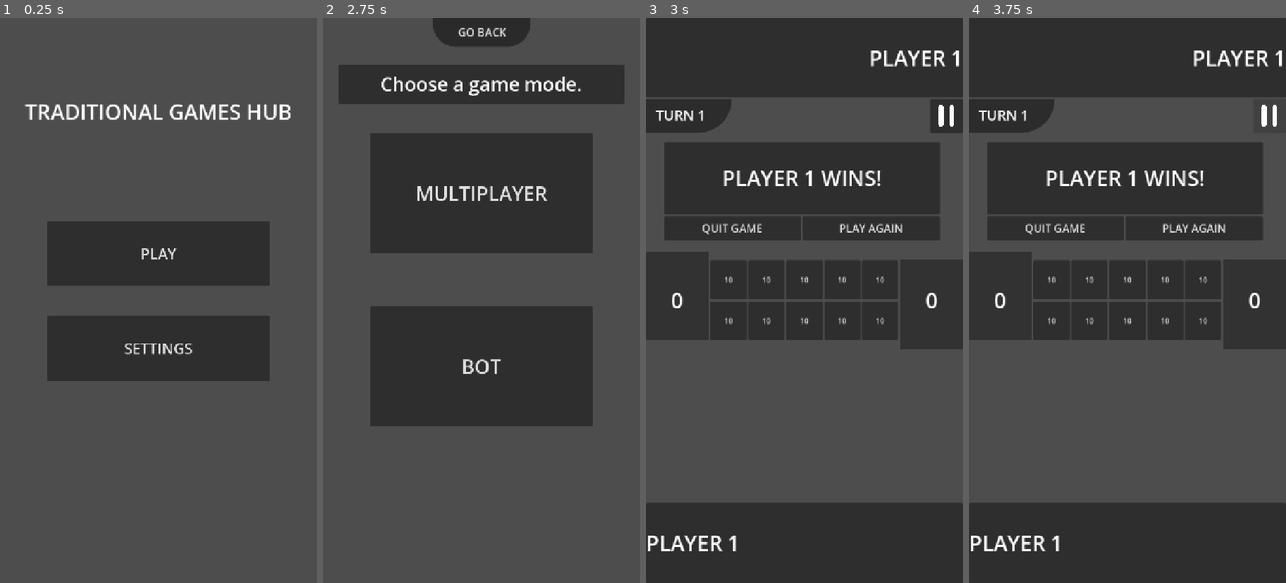
Above: before the commit, frames 1-4 (left to right).
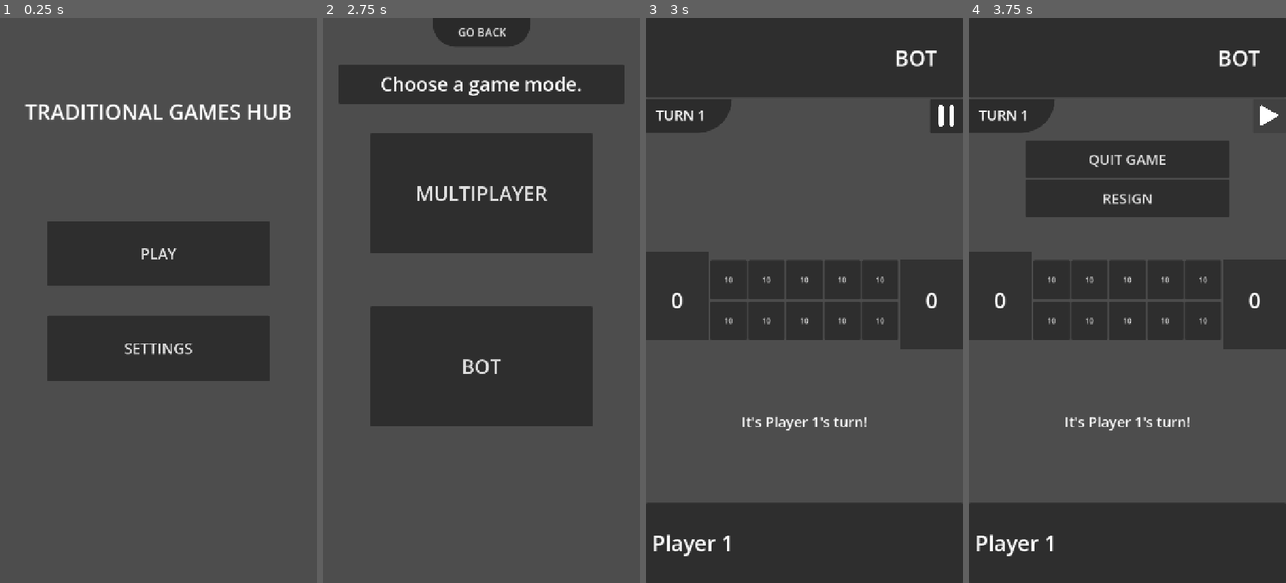
Above: after the commit, the same moments.

Repository: LeYohan-rgb/trad-games-hub
Game: Godot game, scene res://Scenes/starting_screen.tscn
Two runs of this game, one before a commit and one after it. Both use one fixed random seed, a clock stepped at 60 frames per second and the inputs below.
Inputs (mouse positions are in pixels of both pictures, inside the frame that each line leads up to):
- Up to frame 1 (0.25 s): no input
- Up to frame 2 (2.75 s): click "PLAY" at 0.5 s; click (481, 63) at 1.27 s; click "Adjiboto" at 2 s
- Up to frame 3 (3 s): click "BOT" at 2.75 s
- Up to frame 4 (3.75 s): click (1270, 114) at 3.5 s

Frames 1-2 are identical in both runs. In frame 3, 16% of the frame differs, in the area x 0-99%, y 5-96%; in frame 4, 9.0%.
Error before the commit: Invalid call. Nonexistent function 'hide' in base 'Nil'. (res://Scripts/adjiboto_room_bot.gd:84)

Commit message:
Setting up the start of the game for the bot mode

Diff:
--- a/Scripts/adjiboto_room.gd
+++ b/Scripts/adjiboto_room.gd
@@ -66,10 +66,9 @@
 func _ready() -> void:
 
 	if Global.game_mode == 1:
-		set_script(load("res://Scripts/adjiboto_room_bot.gd"))
 		set_up()
+
 	if Global.game_mode == 0:
-		set_script(load("res://Scripts/adjiboto_room.gd"))
 		multiplayer.peer_disconnected.connect(_on_peer_disconnected)
 		multiplayer.server_disconnected.connect(_on_server_disconnected)
 		set_up()
--- a/Scripts/adjiboto_room_bot.gd
+++ /dev/null
@@ -1,657 +0,0 @@
-extends Control
-
-@onready var player_1_label = $player_1_panel/Label
-@onready var player_2_label = $player_2_panel/Label
-@onready var message_label = $Control/message_label
-
-@onready var plr_1_stones_lbl = $HBoxContainer/adjiboto_boat_1/Label
-@onready var plr_2_stones_lbl = $HBoxContainer/adjiboto_boat_2/Label
-@onready var turn_lbl = $Control2/turn_panel/turn_lbl
-@onready var pause_panel = $Control2/pause_panel
-@onready var pause_btn = $Control2/pause_button
-@onready var disconnected_lbl = $player_2_panel/disconnected_lbl
-@onready var winning_panel = $Control2/winning_panel
-@onready var winning_lbl = $Control2/winning_panel/Panel/winning_lbl
-@onready var win_quit_game_btn = $Control2/winning_panel/HBoxContainer/win_quit_game_btn
-@onready var replay_btn = $Control2/winning_panel/HBoxContainer/replay_btn
-
-@onready var plr_2_stones_bg = $HBoxContainer/adjiboto_boat_2/ColorRect
-@onready var plr_1_stones_bg = $HBoxContainer/adjiboto_boat_1/ColorRect
-
-var modulate_color_1 = "e8dc0e"
-var modulate_color_2 = "00f3fd"
-var catch_modulate_color = "ff0000"
-var opposite_player_disconnected : bool = false
-var plr_disconnected_index : int = 0
-
-
-var going_to_replay : bool = false
-var holes_used_in_first_stage = []
-var replay_agreement = [false, false]
-
-@onready var game_holes= {
-	1: $HBoxContainer/holes_container/btn_1_1,
-	2: $HBoxContainer/holes_container/btn_1_2,
-	3: $HBoxContainer/holes_container/btn_1_3,
-	4: $HBoxContainer/holes_container/btn_1_4,
-	5: $HBoxContainer/holes_container/btn_1_5,
-	6: $HBoxContainer/holes_container/btn_2_1,
-	7: $HBoxContainer/holes_container/btn_2_2,
-	8: $HBoxContainer/holes_container/btn_2_3,
-	9: $HBoxContainer/holes_container/btn_2_4,
-	10: $HBoxContainer/holes_container/btn_2_5
-}
-
-var game_state = {
-	1: 10,
-	2: 10,
-	3: 10,
-	4: 10,
-	5: 10,
-	6: 10,
-	7: 10,
-	8: 10,
-	9: 10,
-	10: 10,
-	"turn": 0,
-	"player_1_stones": 0,
-	"player_2_stones": 0,
-	"game_turn": 1,
-}
-
-var is_pausing_game = false
-var game_paused = false
-
-# Called when the node enters the scene tree for the first time.
-func _ready() -> void:
-
-	if Global.game_mode == 1:
-		set_script(load("res://Scripts/adjiboto_room_bot.gd"))
-		set_up()
-	if Global.game_mode == 0:
-		set_script(load("res://Scripts/adjiboto_room.gd"))
-		multiplayer.peer_disconnected.connect(_on_peer_disconnected)
-		multiplayer.server_disconnected.connect(_on_server_disconnected)
-		set_up()
-
-
-# Called every frame. 'delta' is the elapsed time since the previous frame.
-func _process(delta: float) -> void:
-	if opposite_player_disconnected:
-		go_to_player_disconnected_announce()
-
-func set_up():
-	winning_panel.hide()
-
-	if Global.game_mode == 1:
-		message_label.text = "It's " + Global.player_name + "'s turn!"
-		player_1_label.text = Global.player_name
-		player_2_label.text = "BOT"
-		return
-
-	message_label.text = "It's " + Global.players[0] + "'s turn!"
-	if multiplayer.is_server():
-		player_1_label.text = Global.players[0]
-		player_2_label.text = Global.players[1]
-	else:
-		player_1_label.text = Global.players[1]
-		player_2_label.text = Global.players[0]
-
-func _on_holes_container_performed_move_on_hole(hole_num: Variant) -> void:
-	if game_paused == true:
-		return
-
-	#CHECK IF THE PLAYER DISCONNECTED
-	if opposite_player_disconnected:
-		message_label.text = "..."
-		return
-
-
-	if multiplayer.is_server() and game_state["turn"] == 0 and game_paused == false:
-		is_move_legal(hole_num, 0)
-
-		#THE HOST PLAYED!
-	if not multiplayer.is_server() and game_state["turn"] == 1 and game_paused == false:
-		is_move_legal(hole_num, 1)
-		#THE CLIENT PLAYED!
-		pass
-
-
-func is_move_legal(hole_num, player):
-	#STILL NOT ADDED THE 10 TURN RULE YET
-	if game_state[hole_num] > 1:
-
-		#10 TURN RULE
-		if hole_num in holes_used_in_first_stage and game_state["game_turn"] <= 10:
-			illegal_move_message_first_stage()
-			return
-
-		if game_state["game_turn"] <= 10:
-			holes_used_in_first_stage.append(hole_num)
-			game_holes[hole_num].self_modulate.a = 0.8
-
-		perform_move.rpc(hole_num, player)
-	else:
-		illegal_move_message()
-
-func illegal_move_message():
-	game_paused = true
-	message_label.text = "You must play a hole with more than one stone!"
-	await get_tree().create_timer(2.0).timeout
-	message_label.text = "It's " + Global.players[game_state["turn"]] + "'s turn!"
-	game_paused = false
-
-func illegal_move_message_first_stage():
-	game_paused = true
-	message_label.text = "You must play each of the holes before playing the same hole!"
-	await get_tree().create_timer(2.0).timeout
-	message_label.text = "It's " + Global.players[game_state["turn"]] + "'s turn!"
-	game_paused = false
-
-@rpc("any_peer", "call_local", "reliable")
-func perform_move(hole_num, player):
-	game_paused = true
-
-	var amount_of_stones_removed = int(get_stone(player, is_the_host(), hole_num).text) - 1
-	update_game_state(hole_num, player, is_the_host())
-	await get_tree().create_timer(0.5).timeout
-	loop_through_holes(hole_num, player, is_the_host(), amount_of_stones_removed)
-
-
-func is_the_host() -> int:
-	if multiplayer.is_server():
-		return 0
-	else:
-		return 1
-
-func get_stone_by_index(player, plr_interface, hole_num):
-	if plr_interface == 0:
-		if player == 0:
-			return hole_num
-		else:
-			return mod_10_index(5 + hole_num)
-	else:
-		if player == 0:
-			return mod_10_index(5 + hole_num)
-		else:
-			return hole_num
-func get_stone(player, plr_interface, hole_num):
-	if plr_interface == 0:
-		if player == 0:
-			return game_holes[hole_num]
-		else:
-			return game_holes[mod_10_index(5 + hole_num)]
-	else:
-		if player == 0:
-			return game_holes[mod_10_index(5 + hole_num)]
-		else:
-			return game_holes[hole_num]
-
-func update_game_state(hole_num, player, plr_interface):
-
-	if plr_interface == 0:
-		if player == 0:
-			message_label.text = Global.players[player] + " distributed 1 out of " + str(game_state[hole_num] - 1) + " stones!"
-			game_state[hole_num] = 1
-			game_holes[hole_num].text = str(1)
-		else:
-			message_label.text = Global.players[player] + " distributed 1 out of " + str(game_state[5 + hole_num] - 1) + " stones!"
-			game_state[5 + hole_num] = 1
-			game_holes[5 + hole_num].text = str(1)
-	else:
-		if player == 0:
-			message_label.text = Global.players[player] + " distributed 1 out of " + str(game_state[5 + hole_num] - 1) + " stones!"
-			game_state[5 + hole_num] = 1
-			game_holes[5 + hole_num].text = str(1)
-		else:
-			message_label.text = Global.players[player] + " distributed 1 out of " + str(game_state[hole_num] - 1) + " stones!"
-			game_state[hole_num] = 1
-			game_holes[hole_num].text = str(1)
-
-func loop_through_holes(hole_num, plr, plr_interface, stones_removed):
-	#DEBUG VALUE: 0.01 MAX
-	var time_per_stone = clamp(0.1, 5.0 / stones_removed, 0.5)
-	if Global.is_debugging:
-		time_per_stone = 0.01
-	var modulate_color = modulate_color_1 if game_state["turn"] == 0 else modulate_color_2
-	var ending_hole
-
-	for i in range(stones_removed):
-		game_state[get_stone_by_index(plr, plr_interface, mod_10_index(hole_num + i + 1))] += 1
-		get_stone(plr, plr_interface, mod_10_index(hole_num + i + 1)).text = str(int(get_stone(plr, plr_interface, mod_10_index(hole_num + i + 1)).text) + 1)
-		message_label.text = Global.players[plr] + " distributed " + str(1 + i) + " out of " + str(stones_removed) + " stones!"
-		get_stone(plr, plr_interface, mod_10_index(hole_num + i + 1)).modulate = modulate_color
-		await get_tree().create_timer(time_per_stone).timeout
-		get_stone(plr, plr_interface, mod_10_index(hole_num + i + 1)).modulate = "ffffff"
-
-		if i == stones_removed - 1:
-			ending_hole = get_stone_by_index(plr, plr_interface, mod_10_index(hole_num + i + 1))
-
-	#CHECK IF CAN CAPTURE!!
-	var can_capture = true
-	var iterative_capture = 0
-	while can_capture:
-		var stones_catched = game_state[get_stone_by_index(plr, plr_interface, mod_10_index(hole_num + stones_removed + 1 + iterative_capture))]
-		if is_in_a_capture_sequence(stones_catched) and game_state["game_turn"] != 1:
-			get_stone(plr, plr_interface, mod_10_index(hole_num + stones_removed + 1 + iterative_capture)).modulate = catch_modulate_color
-			message_label.text = Global.players[game_state["turn"]] + "captures " + str(stones_catched) + " stones!"
-			await get_tree().create_timer(1.0).timeout
-
-			#CATCHED
-			catched_stones_by_plr(stones_catched)
-			game_state[get_stone_by_index(plr, plr_interface, mod_10_index(hole_num + stones_removed + 1 + iterative_capture))] = 0
-			get_stone(plr, plr_interface, mod_10_index(hole_num + stones_removed + 1 + iterative_capture)).text = str(0)
-			get_stone(plr, plr_interface, mod_10_index(hole_num + stones_removed + 1 + iterative_capture)).modulate = "ffffff"
-			iterative_capture += 1
-		else:
-			can_capture = false
-
-	#CHECK IF A PLAYER HAS NO LEGAL MOVES LEFT
-	check_if_legal_moves_left()
-
-func check_if_legal_moves_left():
-	var no_legal_moves = true
-	#if the current turn is the 1st player, check if THE CLIENT has moves left
-	if game_state["turn"] == 0:
-		if multiplayer.is_server():
-			for i in range(6,11): #For the host POV, check if the client has moves left
-				if game_state[i] >= 2:
-					no_legal_moves = false
-		else:
-			for i in range(1,6): #for the client POV, check if themselves have moves left
-				if game_state[i] >= 2:
-					no_legal_moves = false
-
-	else:
-		if multiplayer.is_server():
-			for i in range(1,6): #for the host POV, check if themselves have moves left
-				if game_state[i] >= 2:
-					no_legal_moves = false
-		else:
-			for i in range(6,11): #for the client POV, check if the host has moves left
-				if game_state[i] >= 2:
-					no_legal_moves = false
-
-	if no_legal_moves == true: #END GAME
-		end_game()
-	else:
-		go_to_next_turn()
-
-func calculate_stones_left():
-
-	var stones_remaining : int = 0
-	if game_state["turn"] == 0: #WE CALCULATE THE CLIENT'S BALLS
-		if multiplayer.is_server(): #Calculate the client's balls
-			for i in range(6, 11):
-				stones_remaining += game_state[i]
-
-		else: #calculate my own balls (the client)
-			for i in range(1, 6):
-				stones_remaining += game_state[i]
-	else: #WE CALCULATE THE HOST'S BALLS
-		if multiplayer.is_server(): #Calculate my own balls (the host)
-			for i in range(1, 6):
-				stones_remaining += game_state[i]
-
-		else: #calculate host's balls
-			for i in range(6, 11):
-				stones_remaining += game_state[i]
-
-	return (50 - stones_remaining)
-
-func refill_time():
-	var modulate_color = modulate_color_2 if game_state["turn"] == 0 else modulate_color_1
-	for i in range(5):
-		if game_state["turn"] == 0: #WE REFILL THE CLIENT'S BALLS
-
-			if multiplayer.is_server(): #refill client (the other)
-				game_state["player_2_stones"] -= (10 - game_state[5 + 1 + i])
-				plr_2_stones_lbl.text = str(game_state["player_2_stones"])
-				game_holes[5 + i + 1].text = "10"
-				game_state[5 + i + 1] = 10
-				game_holes[5 + i + 1].modulate = modulate_color # change color accordingly
-				await get_tree().create_timer(0.5).timeout
-				game_holes[5 + i + 1].modulate = "ffffff"
-
-			else: #refill client (my own)
-				game_state["player_2_stones"] -= (10 - game_state[1 + i])
-				plr_1_stones_lbl.text = str(game_state["player_2_stones"])
-				game_state[i + 1] = 10
-				game_holes[i + 1].text = "10"
-				game_holes[i + 1].modulate = modulate_color # change color accordingly
-				await get_tree().create_timer(0.5).timeout
-				game_holes[i + 1].modulate = "ffffff"
-		else: #WE REFILL THE HOST'S BALLS
-
-			if multiplayer.is_server(): #refill host (my own)
-				game_state["player_1_stones"] -= (10 - game_state[1 + i])
-				plr_1_stones_lbl.text = str(game_state["player_1_stones"])
-				game_state[i + 1] = 10
-				game_holes[i + 1].text = "10"
-				game_holes[i + 1].modulate = modulate_color # change color accordingly
-				await get_tree().create_timer(0.5).timeout
-				game_holes[i + 1].modulate = "ffffff"
-
-			else: #refill client (the other)
-				game_state["player_1_stones"] -= (10 - game_state[5 + 1 + i])
-				plr_2_stones_lbl.text = str(game_state["player_1_stones"])
-				game_state[5 + i + 1] = 10
-				game_holes[5 + i + 1].text = "10"
-				game_holes[5 + i + 1].modulate = modulate_color # change color accordingly
-				await get_tree().create_timer(0.5).timeout
-				game_holes[5 + i + 1].modulate = "ffffff"
-
-
-
-func end_game():
-	message_label.text = Global.players[opposite_turn()] + " has no legal moves left!"
-	await get_tree().create_timer(2.0).timeout
-	# CHECK IF DRAW
-	if game_state["player_" + return_opp_player_index_from_one_to_two() + "_stones"] >= calculate_stones_left():
-		modulate_player_boat(0) #highlight the boat
-
-		message_label.text = "But they have enough stones to refill all of their holes!"
-
-
-		await refill_time() #refill all holes back
-
-		modulate_player_boat(1)
-
-		message_label.text = "The game ends in a draw!"
-
-		await get_tree().create_timer(2.0).timeout
-		end_the_game_and_enter_end_screen(2) #0 host wins, 1 client wins, 2 draw
-	else:
-		message_label.text = "They do not have enough stones to refill all of their holes!"
-		await get_tree().create_timer(2.0).timeout
-		message_label.text = Global.players[game_state["turn"]] + " wins the game!"
-		await get_tree().create_timer(2.0).timeout
-		end_the_game_and_enter_end_screen(game_state["turn"])
-
-func end_the_game_and_enter_end_screen(outcome : int):
-	pause_panel.hide()
-	pause_btn.hide()
-	winning_panel.show()
-
-	if outcome == 0:
-		winning_lbl.text = Global.players[0] + " WINS!"
-		winning_lbl.add_theme_color_override("font_color", Color(modulate_color_1))
-	if outcome == 1:
-		winning_lbl.text = Global.players[1] + " WINS!"
-		winning_lbl.add_theme_color_override("font_color", Color(modulate_color_2))
-	if outcome == 2:
-		winning_lbl.text = "DRAW"
-		winning_lbl.add_theme_color_override("font_color", Color("#ffffff"))
-
-func modulate_player_boat(on_or_off):
-	if on_or_off == 0: #if 0, modulate!
-		if game_state["turn"] == 0:
-			if multiplayer.is_server():
-				plr_2_stones_bg.self_modulate.a = 0.5
-			else:
-				plr_1_stones_bg.self_modulate.a = 0.5
-		else:
-			if multiplayer.is_server():
-				plr_1_stones_bg.self_modulate.a = 0.5
-			else:
-				plr_2_stones_bg.self_modulate.a = 0.5
-	else: #if not, then un-modulate.
-		if game_state["turn"] == 0:
-			if multiplayer.is_server():
-				plr_2_stones_bg.self_modulate.a = 1
-			else:
-				plr_1_stones_bg.self_modulate.a = 1
-		else:
-			if multiplayer.is_server():
-				plr_1_stones_bg.self_modulate.a = 1
-			else:
-				plr_2_stones_bg.self_modulate.a = 1
-
-func return_opp_player_index_from_one_to_two() -> String:
-	if game_state["turn"] == 0:
-		return "2"
-	else:
-		return "2"
-
-func opposite_turn():
-	if game_state["turn"] == 0:
-		return 1
-	else:
-		return 0
-
-func catched_stones_by_plr(stones_catched):
-	if game_state["turn"] == 0:
-		if multiplayer.is_server():
-			game_state["player_1_stones"] += stones_catched
-			plr_1_stones_lbl.text = str(int(plr_1_stones_lbl.text) + stones_catched)
-		else:
-			game_state["player_1_stones"] += stones_catched
-			plr_2_stones_lbl.text = str(int(plr_2_stones_lbl.text) + stones_catched)
-	else:
-		if multiplayer.is_server():
-			game_state["player_2_stones"] += stones_catched
-			plr_2_stones_lbl.text = str(int(plr_2_stones_lbl.text) + stones_catched)
-		else:
-			game_state["player_2_stones"] += stones_catched
-			plr_1_stones_lbl.text = str(int(plr_1_stones_lbl.text) + stones_catched)
-
-func is_in_a_capture_sequence(num) -> bool:
-	if num == 1 or num == 3 or num == 5:
-		return true
-	else:
-		return false
-
-func go_to_next_turn():
-
-	if Global.is_debugging:
-		if game_state["game_turn"] == 12:
-			game_state["player_2_stones"] = 30
-			if multiplayer.is_server():
-				plr_2_stones_lbl.text = str(30)
-				for i in range(6,11):
-					game_state[i] = 1
-					game_holes[i].text = '1'
-			else:
-				plr_1_stones_lbl.text = str(30)
-				for i in range(1,6):
-					game_state[i] = 1
-					game_holes[i].text = '1'
-
-
-	game_state["game_turn"] += 1
-	update_turn_counter()
-	if game_state["turn"] == 0:
-		game_state["turn"] = 1
-	else:
-		game_state["turn"] = 0
-	message_label.text = "It's " + Global.players[game_state["turn"]] + "'s turn!"
-	game_paused = false
-
-func mod_10_index(num):
-	if num % 10 == 0:
-		return 10
-	else:
-		return num % 10
-
-func update_turn_counter():
-	turn_lbl.text = "TURN " + str(game_state["game_turn"])
-
-	if game_state["game_turn"] == 11:
-		for i in range(1, 6):
-			game_holes[i].self_modulate.a = 1
-
-
-func _on_pause_button_pressed() -> void:
-	if is_pausing_game:
-		pause_panel.hide()
-		is_pausing_game = false
-		pause_btn.icon = load("res://Graphics/general_icons/pause_icon.png")
-		return
-
-	is_pausing_game = true
-	pause_panel.show()
-	pause_btn.icon = load("res://Graphics/general_icons/resume_icon.png")
-
-
-
-
-
-
-func _on_resign_btn_pressed() -> void:
-	if opposite_player_disconnected: #obv if the opp player disconnected, you can't possibly resign
-		return
-
-	if game_paused == true:
-		return
-
-	is_pausing_game = false
-	game_paused = true
-	pause_panel.hide()
-	pause_btn.icon = load("res://Graphics/general_icons/pause_icon.png")
-	if multiplayer.is_server():
-		resign_signal.rpc(0)
-	else:
-		resign_signal.rpc(1)
-
-@rpc("any_peer", "call_local", "reliable")
-func resign_signal(player_resign):
-	game_paused = true
-	message_label.text = Global.players[player_resign] + " wants to resign!"
-	await get_tree().create_timer(2.0).timeout
-	message_label.text = Global.players[opp_plr(player_resign)] + " wins the game!"
-	await get_tree().create_timer(2.0).timeout
-	end_the_game_and_enter_end_screen(opp_plr(player_resign))
-
-func opp_plr(num):
-	if num == 0:
-		return 1
-	else:
-		return 0
-
-func quit_game_btn():
-	reset_all_variables()
-
-	announce_disconnected_player.rpc()
-	multiplayer.multiplayer_peer.close()
-	multiplayer.multiplayer_peer = null
-	get_tree().change_scene_to_file("res://Scenes/game_selector.tscn")
-
-func _on_quit_game_btn_pressed() -> void:
-	if game_paused == true:
-		return
-
-	quit_game_btn()
-
-@rpc("any_peer", "call_remote", "reliable")
-func announce_disconnected_player():
-	opposite_player_disconnected = true
-
-func reset_all_variables():
-	pause_btn.show()
-	opposite_player_disconnected = false
-	winning_panel.hide()
-	disconnected_lbl.hide()
-	disconnected_lbl.text = ""
-	replay_btn.show()
-	replay_btn.text = "PLAY AGAIN"
-	win_quit_game_btn.show()
-	win_quit_game_btn.text = "QUIT GAME"
-	pause_panel.hide()
-	pause_btn.icon = load("res://Graphics/general_icons/pause_icon.png")
-	holes_used_in_first_stage = []
-	plr_1_stones_lbl.text = "0"
-	plr_2_stones_lbl.text = "0"
-	replay_agreement = [false, false]
-	for i in range(1, 11):
-		game_holes[i].text = "10"
-	game_state = {1: 10, 2: 10, 3: 10, 4: 10, 5: 10, 6: 10, 7: 10, 8: 10, 9: 10, 10: 10, "turn": 0, "player_1_stones": 0, "player_2_stones": 0, "game_turn": 1,}
-	is_pausing_game = false
-	game_paused = false
-	if not going_to_replay:
-		Global.players = []
-	going_to_replay = false
-	Global.after_leaving_a_game()
-
-func _on_peer_disconnected(id : int) -> void:
-	replay_agreement[1] = false
-	plr_disconnected_index = 1
-	opposite_player_disconnected = true
-
-func _on_server_disconnected():
-	replay_agreement[0] = false
-	plr_disconnected_index = 0
-	opposite_player_disconnected = true
-
-
-func go_to_player_disconnected_announce():
-	if opposite_player_disconnected == false:
-		return
-	disconnected_lbl.show()
-	disconnected_lbl.text = Global.players[plr_disconnected_index] + " disconnected."
-
-
-func _on_win_quit_game_btn_pressed() -> void:
-	quit_game_btn()
-
-
-func _on_replay_btn_pressed() -> void:
-	if opposite_player_disconnected and replay_agreement[is_the_host()] == false:
-		return
-
-	#IF BOTH PLAYERS WANT TO PLAY AGAIN, THIS BUTTON SERVES NO PURPOSE
-	if replay_agreement == [true, true]:
-		return
-
-	win_quit_game_btn.hide()
-	if replay_agreement[is_the_host()] == false:
-		replay_agreement[is_the_host()] = true
-		replay_btn.text = "CANCEL REQUEST"
-		send_replay_request.rpc(is_the_host(), true)
-		disconnected_lbl.show()
-		disconnected_lbl.text = "Waiting for " + Global.players[opp_plr(is_the_host())] + "..."
-		win_quit_game_btn.hide()
-	else:
-		win_quit_game_btn.show()
-
-		#IF DISCONNECTED, THEN DO NOT HIDE THE LABEL
-		if not opposite_player_disconnected:
-			disconnected_lbl.hide()
-			disconnected_lbl.text = ""
-
-		replay_btn.text = "PLAY AGAIN"
-		replay_agreement[is_the_host()] = false
-		send_replay_request.rpc(is_the_host(), false)
-
-@rpc("any_peer", "call_remote", "reliable")
-func send_replay_request(player_requesting : int, play_again : bool):
-	if play_again:
-
-		replay_agreement[player_requesting] = true
-		if replay_agreement == [true, true]:
-			disconnected_lbl.text = Global.players[player_requesting] + " wants to play again."
-			before_new_match.rpc()
-			return
-
-		disconnected_lbl.show()
-		disconnected_lbl.text = Global.players[player_requesting] + " wants to play again."
-	else:
-		replay_agreement[player_requesting] = false
-		disconnected_lbl.show()
-		disconnected_lbl.text = Global.players[player_requesting] + " canceled their request."
-
-@rpc("any_peer", "call_local", "reliable")
-func before_new_match():
-	replay_btn.text = "STARTING NEW MATCH..."
-	await get_tree().create_timer(2.0).timeout
-
-	if opposite_player_disconnected:
-		replay_btn.text = "PLAY AGAIN"
-		win_quit_game_btn.show()
-		disconnected_lbl.show()
-		disconnected_lbl.text = Global.players[plr_disconnected_index] + " disconnected."
-		replay_agreement = [false, false]
-		return
-
-	going_to_replay = true
-	reset_all_variables()
-	set_up()
Not shown, removed: Scripts/adjiboto_room_bot.gd.uid
